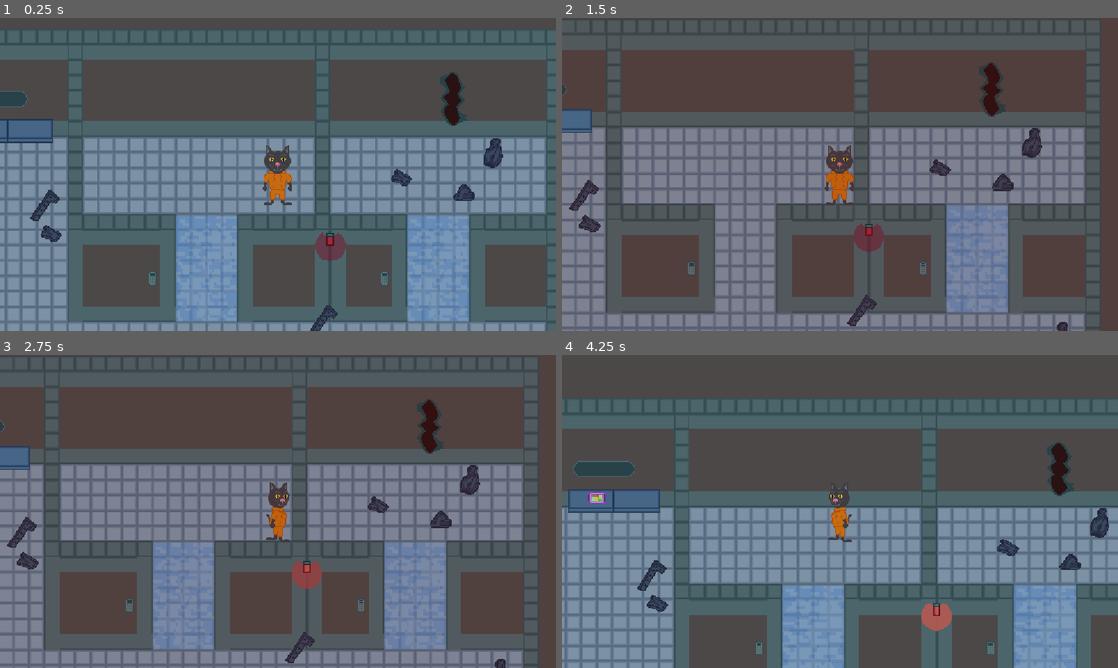
Above: before the commit, frames 1-4 (two rows, left to right).
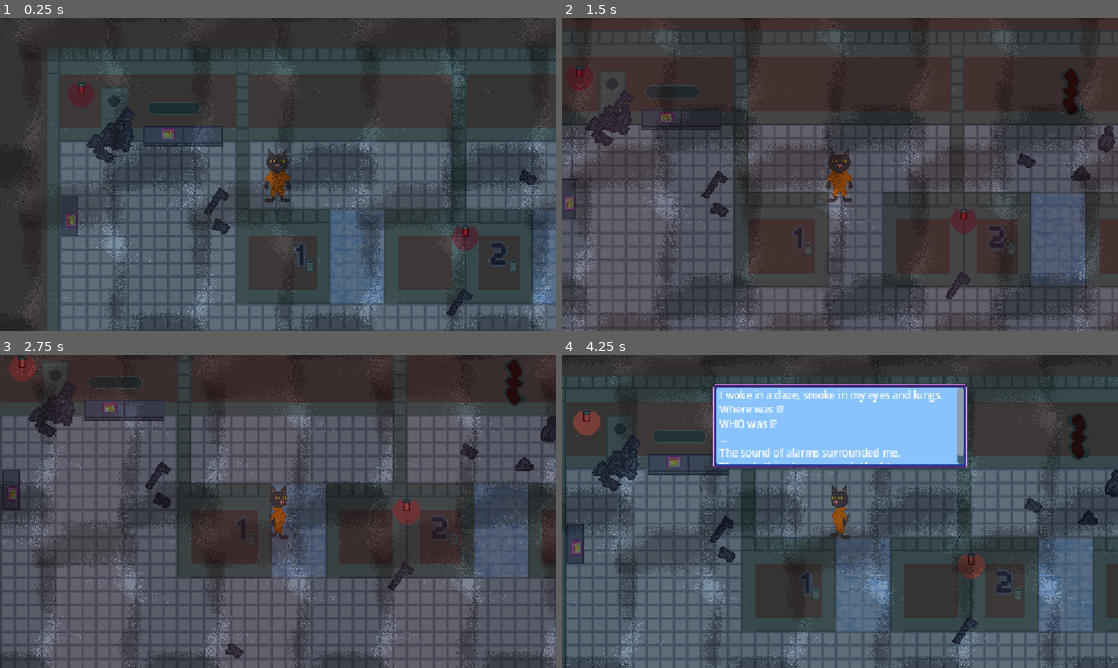
Above: after the commit, the same moments.

Repository: gainax2k1/trapped-cat
Game: Godot game, scene res://Scenes/game.tscn
Two runs of this game, one before a commit and one after it. Both use one fixed random seed, a clock stepped at 60 frames per second and the inputs below.
Inputs (mouse positions are in pixels of both pictures, inside the frame that each line leads up to):
- Up to frame 1 (0.25 s): no input
- Up to frame 2 (1.5 s): move the mouse to (962, 158) at 0.52 s; hold Right (ui_right) 0.53-1.28 s; tap Space (ui_select) at 0.77 s; move the mouse to (728, 190) at 1.27 s; hold Down (ui_down) from 1.28 s (still down)
- Up to frame 3 (2.75 s): tap Space (ui_select) at 1.52 s; move the mouse to (333, 442) at 2.02 s; release Down (ui_down) at 2.03 s; hold Right (ui_right) from 2.03 s (still down)
- Up to frame 4 (4.25 s): move the mouse to (812, 574) at 2.77 s; release Right (ui_right) at 2.78 s; hold Up (ui_up) 2.78-3.53 s; tap Space (ui_select) at 3.02, 3.77 s; move the mouse to (1006, 558) at 3.52 s; hold Left (ui_left) from 3.53 s (still down)

The runs differ from the first frame. In frame 1, 69% of the frame differs, in the area x 0-100%, y 0-100%; in frame 2, 59%; in frame 3, 69%; in frame 4, 76%.

Commit message:
added animation for debris

Diff:
--- /dev/null
+++ b/Scenes/cell_exit.gd
@@ -0,0 +1,8 @@
+extends Area2D
+
+var DebrisFell : bool = false
+
+func _on_body_entered(body: Node2D) -> void:
+	if !DebrisFell:
+		%AnimationPlayer.play("DebrisFall")
+		DebrisFell = true
--- a/Scenes/game.tscn
+++ b/Scenes/game.tscn
@@ -7,12 +7,17 @@
 [ext_resource type="Texture2D" uid="uid://dn2ewqhup7j5q" path="res://Assets/Graphics/Ship/shield-anim-Sheet.png" id="5_wowpa"]
 [ext_resource type="Texture2D" uid="uid://ds154vsrwkr82" path="res://Assets/Graphics/Props/Debris-1.png" id="6_h4fw4"]
 [ext_resource type="Texture2D" uid="uid://cr4gfdvde8o75" path="res://Assets/Graphics/Props/Debris-2.png" id="7_ldgsr"]
+[ext_resource type="AudioStream" uid="uid://c0dtp7m528782" path="res://Assets/Audio/alarm.ogg" id="7_nb51f"]
 [ext_resource type="Texture2D" uid="uid://b68p7raiymre2" path="res://Assets/Graphics/Props/Debris-3.png" id="8_o5yvi"]
+[ext_resource type="AudioStream" uid="uid://chrdslely4yah" path="res://Assets/Audio/shield.ogg" id="9_1phco"]
 [ext_resource type="Texture2D" uid="uid://t0f4wdm45dyr" path="res://Assets/Graphics/Props/Debris-4.png" id="9_rku1e"]
 [ext_resource type="Texture2D" uid="uid://bciv0ld00ksm5" path="res://Assets/Graphics/Props/Desk.png" id="10_ldgsr"]
 [ext_resource type="Texture2D" uid="uid://cfnjdunlwvnb" path="res://Assets/Graphics/Props/desk2.png" id="11_rfjv2"]
 [ext_resource type="Texture2D" uid="uid://q3ytptp2o8sh" path="res://Assets/Graphics/Props/pad-2.png" id="12_1phco"]
 [ext_resource type="Texture2D" uid="uid://cu30u13lox88x" path="res://Assets/Graphics/Props/pad-1.png" id="13_nb51f"]
+[ext_resource type="Texture2D" uid="uid://ca82f00hrk8so" path="res://Assets/Graphics/Props/number-1.png" id="16_ewbju"]
+[ext_resource type="Texture2D" uid="uid://56x0k8ottkw1" path="res://Assets/Graphics/Props/number-2.png" id="17_85qyi"]
+[ext_resource type="Script" uid="uid://fvnb3ht4xytj" path="res://Scenes/cell_exit.gd" id="18_85qyi"]
 
 [sub_resource type="RectangleShape2D" id="RectangleShape2D_0vkqu"]
 size = Vector2(887, 180)
@@ -261,7 +266,7 @@
 }]
 
 [sub_resource type="Animation" id="Animation_wowpa"]
-length = 0.001
+length = 1.7
 tracks/0/type = "value"
 tracks/0/imported = false
 tracks/0/enabled = true
@@ -285,6 +290,18 @@
 "transitions": PackedFloat32Array(1),
 "update": 1,
 "values": [false]
+}
+tracks/2/type = "value"
+tracks/2/imported = false
+tracks/2/enabled = true
+tracks/2/path = NodePath("Shield1/AudioStreamPlayer2D:volume_db")
+tracks/2/interp = 1
+tracks/2/loop_wrap = true
+tracks/2/keys = {
+"times": PackedFloat32Array(0),
+"transitions": PackedFloat32Array(1),
+"update": 0,
+"values": [-3.014]
 }
 
 [sub_resource type="Animation" id="Animation_i6g32"]
@@ -315,6 +332,18 @@
 "update": 1,
 "values": [false, true, false]
 }
+tracks/2/type = "value"
+tracks/2/imported = false
+tracks/2/enabled = true
+tracks/2/path = NodePath("Shield1/AudioStreamPlayer2D:volume_db")
+tracks/2/interp = 1
+tracks/2/loop_wrap = true
+tracks/2/keys = {
+"times": PackedFloat32Array(0.6666667, 1.06, 1.5666667),
+"transitions": PackedFloat32Array(1, 1, 1),
+"update": 0,
+"values": [-3.014, -80.0, -3.014]
+}
 
 [sub_resource type="AnimationLibrary" id="AnimationLibrary_1l0tm"]
 _data = {
@@ -329,6 +358,52 @@
 
 [sub_resource type="CircleShape2D" id="CircleShape2D_e78ct"]
 radius = 23.021729
+
+[sub_resource type="RectangleShape2D" id="RectangleShape2D_85qyi"]
+size = Vector2(21, 78)
+
+[sub_resource type="RectangleShape2D" id="RectangleShape2D_o05n3"]
+size = Vector2(94, 44)
+
+[sub_resource type="Animation" id="Animation_85qyi"]
+resource_name = "DebrisFall"
+length = 0.36666667
+tracks/0/type = "value"
+tracks/0/imported = false
+tracks/0/enabled = true
+tracks/0/path = NodePath("DebrisFall:position")
+tracks/0/interp = 1
+tracks/0/loop_wrap = true
+tracks/0/keys = {
+"times": PackedFloat32Array(0, 0.36666667),
+"transitions": PackedFloat32Array(1, 1),
+"update": 0,
+"values": [Vector2(125, -326), Vector2(125, 178)]
+}
+
+[sub_resource type="Animation" id="Animation_iivbl"]
+length = 0.001
+tracks/0/type = "value"
+tracks/0/imported = false
+tracks/0/enabled = true
+tracks/0/path = NodePath("DebrisFall:position")
+tracks/0/interp = 1
+tracks/0/loop_wrap = true
+tracks/0/keys = {
+"times": PackedFloat32Array(0),
+"transitions": PackedFloat32Array(1),
+"update": 0,
+"values": [Vector2(125, -326)]
+}
+
+[sub_resource type="AnimationLibrary" id="AnimationLibrary_7nbq1"]
+_data = {
+&"DebrisFall": SubResource("Animation_85qyi"),
+&"RESET": SubResource("Animation_iivbl")
+}
+
+[sub_resource type="RectangleShape2D" id="RectangleShape2D_683sr"]
+size = Vector2(84, 26)
 
 [node name="Ship1" type="Node2D" unique_id=685758834]
 
@@ -438,11 +513,27 @@
 autoplay = "default"
 frame_progress = 0.41608644
 
+[node name="AudioStreamPlayer2D" type="AudioStreamPlayer2D" parent="Alarm" unique_id=518247605]
+stream = ExtResource("7_nb51f")
+volume_db = 0.205
+autoplay = true
+max_distance = 301.0
+attenuation = 1.4640859
+parameters/looping = true
+
 [node name="Alarm2" type="AnimatedSprite2D" parent="." unique_id=1873773367]
 position = Vector2(272, 105)
 sprite_frames = SubResource("SpriteFrames_ga5kc")
 autoplay = "default"
 frame_progress = 0.41608644
+
+[node name="AudioStreamPlayer2D" type="AudioStreamPlayer2D" parent="Alarm2" unique_id=2086427556]
+stream = ExtResource("7_nb51f")
+volume_db = 0.205
+autoplay = true
+max_distance = 301.0
+attenuation = 1.4640859
+parameters/looping = true
 
 [node name="BrokenPad" type="AnimatedSprite2D" parent="." unique_id=102634668]
 position = Vector2(88, 139)
@@ -473,6 +564,14 @@
 scale = Vector2(0.99999976, 0.99999976)
 shape = SubResource("RectangleShape2D_ga5kc")
 
+[node name="AudioStreamPlayer2D" type="AudioStreamPlayer2D" parent="Shield1" unique_id=1304463752]
+stream = ExtResource("9_1phco")
+volume_db = -3.014
+pitch_scale = 0.4
+autoplay = true
+max_distance = 174.0
+parameters/looping = true
+
 [node name="Shield2" type="AnimatedSprite2D" parent="." unique_id=360838383]
 position = Vector2(384, 128.5)
 scale = Vector2(2, 3.40625)
@@ -487,8 +586,16 @@
 scale = Vector2(0.99999976, 0.99999976)
 shape = SubResource("RectangleShape2D_ga5kc")
 
+[node name="AudioStreamPlayer2D" type="AudioStreamPlayer2D" parent="Shield2" unique_id=543868971]
+stream = ExtResource("9_1phco")
+volume_db = -3.014
+autoplay = true
+max_distance = 300.0
+attenuation = 1.6817931
+parameters/looping = true
+
 [node name="HeroCat" parent="." unique_id=1904249872 instance=ExtResource("3_wrm1d")]
-position = Vector2(218, 31)
+position = Vector2(51, 36)
 
 [node name="Desk" type="Sprite2D" parent="." unique_id=1618776414]
 position = Vector2(-86, -14)
@@ -519,3 +626,112 @@
 
 [node name="CollisionShape2D" type="CollisionShape2D" parent="Pad1/Pad1" unique_id=1202153401]
 shape = SubResource("CircleShape2D_e78ct")
+
+[node name="StartText" type="Area2D" parent="." unique_id=1328146115]
+
+[node name="CollisionShape2D" type="CollisionShape2D" parent="StartText" unique_id=765416416]
+position = Vector2(88.5, 14)
+shape = SubResource("RectangleShape2D_85qyi")
+
+[node name="Number1" type="Sprite2D" parent="StartText" unique_id=2084799574]
+position = Vector2(76, 126)
+texture = ExtResource("16_ewbju")
+
+[node name="Number2" type="Sprite2D" parent="StartText" unique_id=31210973]
+position = Vector2(311, 125)
+texture = ExtResource("17_85qyi")
+
+[node name="CellExit" type="Area2D" parent="." unique_id=1241659259]
+position = Vector2(88.5, 14)
+script = ExtResource("18_85qyi")
+
+[node name="CollisionShape2D" type="CollisionShape2D" parent="CellExit" unique_id=1207522274]
+position = Vector2(54.5, 230)
+shape = SubResource("RectangleShape2D_o05n3")
+
+[node name="AnimationPlayer" type="AnimationPlayer" parent="." unique_id=1133480291]
+unique_name_in_owner = true
+libraries/ = SubResource("AnimationLibrary_7nbq1")
+
+[node name="DebrisFall" type="Sprite2D" parent="." unique_id=1332718054]
+position = Vector2(125, -326)
+texture = ExtResource("6_h4fw4")
+
+[node name="StaticBody2D" type="StaticBody2D" parent="DebrisFall" unique_id=877473624]
+
+[node name="Area2D" type="CollisionShape2D" parent="DebrisFall/StaticBody2D" unique_id=1594813199]
+position = Vector2(20, 3)
+shape = SubResource("RectangleShape2D_683sr")
+
+[node name="Debris2" type="Sprite2D" parent="DebrisFall" unique_id=1555562663]
+position = Vector2(31.5, 17)
+scale = Vector2(-0.045454547, 1)
+texture = ExtResource("7_ldgsr")
+
+[node name="Debris3" type="Sprite2D" parent="DebrisFall" unique_id=1981157673]
+position = Vector2(22.000006, -4.2915344e-06)
+rotation = -2.6529005
+scale = Vector2(0.99999994, 0.99999994)
+texture = ExtResource("8_o5yvi")
+
+[node name="Debris5" type="Sprite2D" parent="DebrisFall" unique_id=1964851960]
+position = Vector2(28.224854, -0.23822021)
+rotation = -0.4886922
+scale = Vector2(0.99999994, 0.99999994)
+texture = ExtResource("7_ldgsr")
+
+[node name="Debris6" type="Sprite2D" parent="DebrisFall" unique_id=1932363078]
+position = Vector2(49, 7.999999)
+rotation = -0.4886922
+scale = Vector2(0.99999994, 0.99999994)
+texture = ExtResource("6_h4fw4")
+
+[node name="Debris7" type="Sprite2D" parent="DebrisFall" unique_id=1886417920]
+position = Vector2(45, -3.9999962)
+rotation = 1.5271631
+scale = Vector2(0.99999994, 0.99999994)
+texture = ExtResource("8_o5yvi")
+
+[node name="Debris9" type="Sprite2D" parent="DebrisFall" unique_id=668289465]
+position = Vector2(-12.999996, 3.9999943)
+rotation = -0.4886922
+scale = Vector2(0.99999994, 0.99999994)
+texture = ExtResource("8_o5yvi")
+
+[node name="Debris10" type="Sprite2D" parent="DebrisFall" unique_id=888359304]
+position = Vector2(4.005127, 14.934204)
+rotation = -0.4886922
+scale = Vector2(0.99999994, 0.99999994)
+texture = ExtResource("7_ldgsr")
+
+[node name="Debris11" type="Sprite2D" parent="DebrisFall" unique_id=588534038]
+position = Vector2(29.999996, 6.000002)
+rotation = -0.4886922
+scale = Vector2(0.99999994, 0.99999994)
+texture = ExtResource("6_h4fw4")
+
+[node name="Debris12" type="Sprite2D" parent="DebrisFall" unique_id=452350334]
+position = Vector2(18, -9.000002)
+rotation = -0.4886922
+scale = Vector2(0.99999994, 0.99999994)
+texture = ExtResource("8_o5yvi")
+
+[node name="Debris4" type="Sprite2D" parent="DebrisFall" unique_id=994373092]
+position = Vector2(-21, 14)
+rotation = -0.48869228
+scale = Vector2(0.9999999, 0.9999999)
+texture = ExtResource("9_rku1e")
+
+[node name="Debris13" type="Sprite2D" parent="DebrisFall" unique_id=554801361]
+position = Vector2(49.000004, 16)
+rotation = 3.9357173
+scale = Vector2(0.99999994, 0.99999994)
+texture = ExtResource("8_o5yvi")
+
+[node name="Debris8" type="Sprite2D" parent="DebrisFall/Debris13" unique_id=978323237]
+position = Vector2(-11.214554, 11.411985)
+rotation = -0.57944906
+scale = Vector2(1.0000001, 1.0000001)
+texture = ExtResource("9_rku1e")
+
+[connection signal="body_entered" from="CellExit" to="CellExit" method="_on_body_entered"]
--- a/Scenes/hero_cat.tscn
+++ b/Scenes/hero_cat.tscn
@@ -6,6 +6,7 @@
 [ext_resource type="Texture2D" uid="uid://bp5qdw3hydm3o" path="res://Assets/Graphics/Characters/hero-cat-big-animated-Sheet.png" id="2_spbyv"]
 [ext_resource type="Texture2D" uid="uid://b5ocm5teocgjo" path="res://Assets/Graphics/Dialog-box.png" id="3_dv8xf"]
 [ext_resource type="Script" uid="uid://o081v7os5amj" path="res://Scenes/rt_label.gd" id="3_ir814"]
+[ext_resource type="Texture2D" uid="uid://d3mhg74sthtlg" path="res://Assets/Graphics/Props/smoke.png" id="7_8tb65"]
 
 [sub_resource type="AtlasTexture" id="AtlasTexture_dv8xf"]
 atlas = ExtResource("2_spbyv")
@@ -190,10 +191,27 @@
 [node name="HeroCat" type="CharacterBody2D" unique_id=1904249872]
 script = ExtResource("1_o4hi2")
 
+[node name="ParallaxBackground" type="Parallax2D" parent="." unique_id=786237917]
+z_index = 10
+scroll_scale = Vector2(4, 4)
+scroll_offset = Vector2(200, -140)
+repeat_size = Vector2(200, 200)
+autoscroll = Vector2(10, 10)
+repeat_times = 17
+
+[node name="Smoke" type="Sprite2D" parent="ParallaxBackground" unique_id=1044592492]
+position = Vector2(-224, -4)
+texture = ExtResource("7_8tb65")
+
+[node name="Smoke2" type="Sprite2D" parent="ParallaxBackground" unique_id=1631729462]
+z_index = 20
+position = Vector2(-124, 350)
+texture = ExtResource("7_8tb65")
+
 [node name="TxtRect" type="TextureRect" parent="." unique_id=700531780]
 unique_name_in_owner = true
 visible = false
-z_index = 10
+z_index = 100
 custom_minimum_size = Vector2(300, 100)
 custom_maximum_size = Vector2(300, 100)
 offset_left = -150.0
@@ -262,7 +280,7 @@
 shape = SubResource("RectangleShape2D_ga5kc")
 
 [node name="Camera2D" type="Camera2D" parent="." unique_id=1717632603]
-zoom = Vector2(2, 2)
+zoom = Vector2(1.75, 1.75)
 
 [node name="HUD" parent="Camera2D" unique_id=454443769 instance=ExtResource("1_sny67")]
 
@@ -271,6 +289,7 @@
 stream = ExtResource("2_cmer4")
 
 [node name="ColorRect" type="ColorRect" parent="." unique_id=1437680614]
+z_index = 20
 offset_left = -478.0
 offset_top = -352.0
 offset_right = 478.0
--- a/Scripts/FullTxtDictionary.tres
+++ b/Scripts/FullTxtDictionary.tres
@@ -13,10 +13,16 @@
 TXT = "Maintenance Report: [br] Guys, I know we're not exactly a \"legitimate\" prisoner transport, but we can't use th …(272 unchanged characters)…
 metadata/_custom_type_script = "uid://11r1ksyqtduy"
 
+[sub_resource type="Resource" id="Resource_s72sx"]
+script = ExtResource("1_s72sx")
+TXT = "I woke in a daze, smoke in my eyes and lungs. Where was I? [br] WHO was I? [br] ... [br] The sound of alarms surrounded me. [br] The only thing I was sure of: I had to escape."
+metadata/_custom_type_script = "uid://11r1ksyqtduy"
+
 [resource]
 script = ExtResource("2_ttpob")
 TScript = Dictionary[String, ExtResource("1_s72sx")]({
 "Pad1": SubResource("Resource_dv8xf"),
-"Pad2": SubResource("Resource_rfjv2")
+"Pad2": SubResource("Resource_rfjv2"),
+"StartText": SubResource("Resource_s72sx")
 })
 metadata/_custom_type_script = "uid://diqhx5vdcd4cl"
--- a/Scripts/GameManager.gd
+++ b/Scripts/GameManager.gd
@@ -9,7 +9,7 @@
 var scene_previous : String = "res://Scenes/game.tscn" ## string "res://Scenes/...tcsn"
 
 #player info
-@export var player_spawn_position : Vector2 = Vector2(218,31)## vector2 of players last coordinates in overworld
+@export var player_spawn_position : Vector2 = Vector2(50,31)## vector2 of players last coordinates in overworld
 @export var done_shopping : bool = false ## flags for whether you can enter store/friends house
 @export var have_empanadas : bool = false  ## flags for done cooking
 @export var art_done : bool = false
--- a/project_time_tracker.json
+++ b/project_time_tracker.json
@@ -1,8 +1,8 @@
 {
-  "2D": 9486.976,
+  "2D": 12248.415,
   "3D": 13.201,
-  "AFK": 310.926,
+  "AFK": 1080.096,
   "Asset Store": 42.5,
-  "Game": 2412.3,
-  "Script": 6819.19
+  "Game": 3039.71,
+  "Script": 7222.253
 }
Not shown, added: Assets/Audio/alarm.ogg.import
Binary file added: Assets/Graphics/Props/number-1.aseprite
Binary file added: Assets/Graphics/Props/number-1.png
Not shown, added: Assets/Graphics/Props/number-1.png.import
Binary file added: Assets/Graphics/Props/number-2.aseprite
Binary file added: Assets/Graphics/Props/number-2.png
Not shown, added: Assets/Graphics/Props/number-2.png.import
Binary file added: Assets/Graphics/Props/smoke.aseprite
Binary file added: Assets/Graphics/Props/smoke.png
Not shown, added: Assets/Graphics/Props/smoke.png.import
Not shown, added: Scenes/cell_exit.gd.uid
Not shown, added: Assets/Audio/alarm.ogg
(and 1 more such lines)
